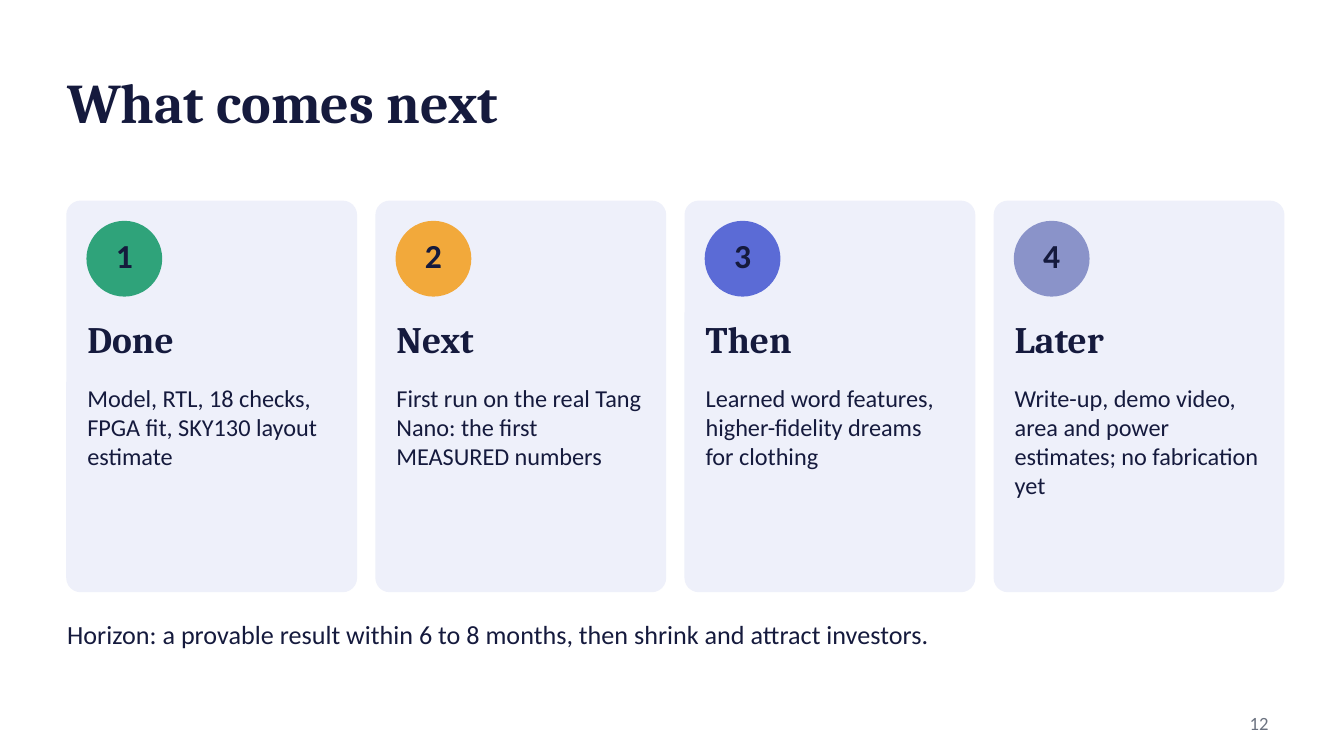
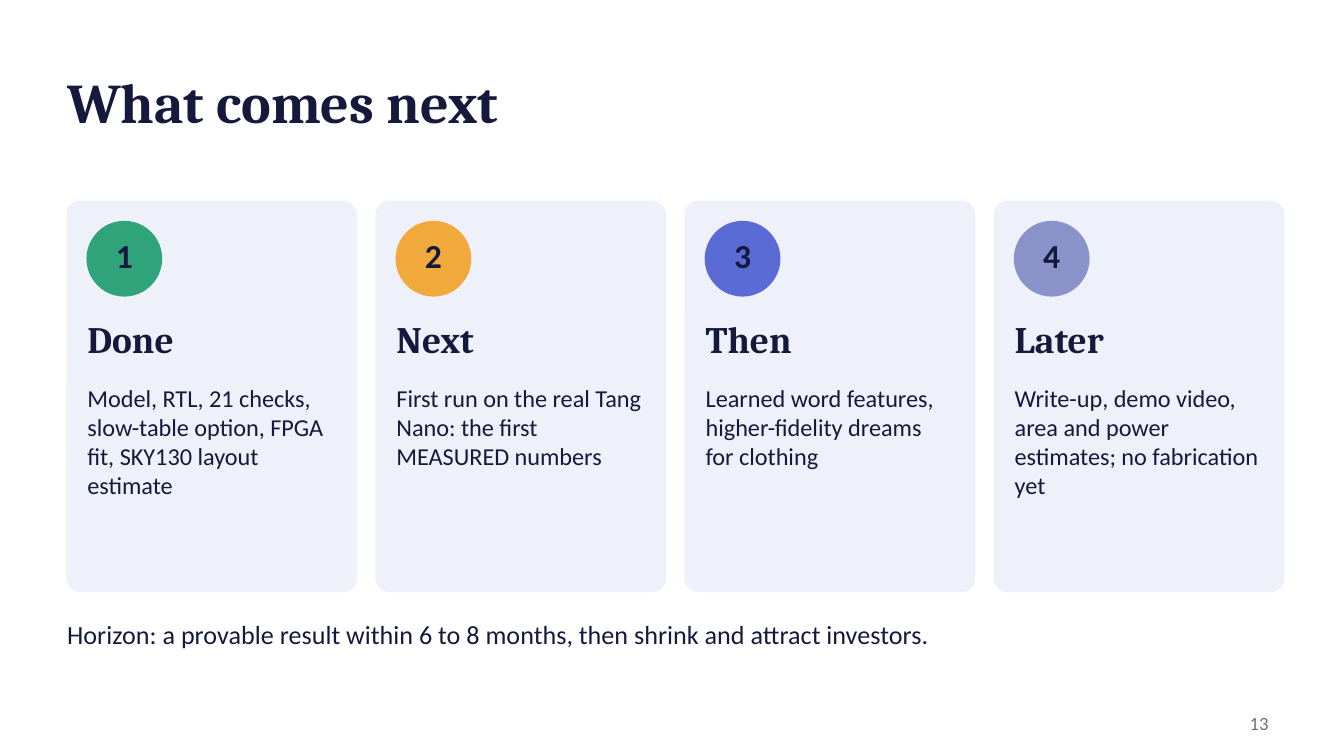
Before and after one commit to kurosaki11op-art/gpu2.0, a slide deck: slide 13 of docs/SPARK_Cortex_pitch.pptx (slide 12 before the commit). Drawn at 1344x756 pixels with LibreOffice and Linux fonts; fonts in the diff are those of the drawing. Boxes give left, top, right and bottom in pixels: in the first picture for what was removed or moved away, otherwise in the second. Text is boxed around its words. In the diff, an @@ line names an element or a change of style, - is before the commit and + after.

```diff
--- a/docs/SPARK_Cortex_pitch.pptx
+++ b/docs/SPARK_Cortex_pitch.pptx
@@ text at bbox=[87, 390, 323, 494]: text changed @@
-Model, RTL, 18 checks, FPGA fit, SKY130 layout estimate
+Model, RTL, 21 checks, slow-table option, FPGA fit, SKY130 layout estimate
@@ page number at bbox=[1250, 718, 1269, 730]: text changed @@
-12
+13
```
Also in this commit, not shown: 2 other slides changed, 1 slide added, 4 other files.
